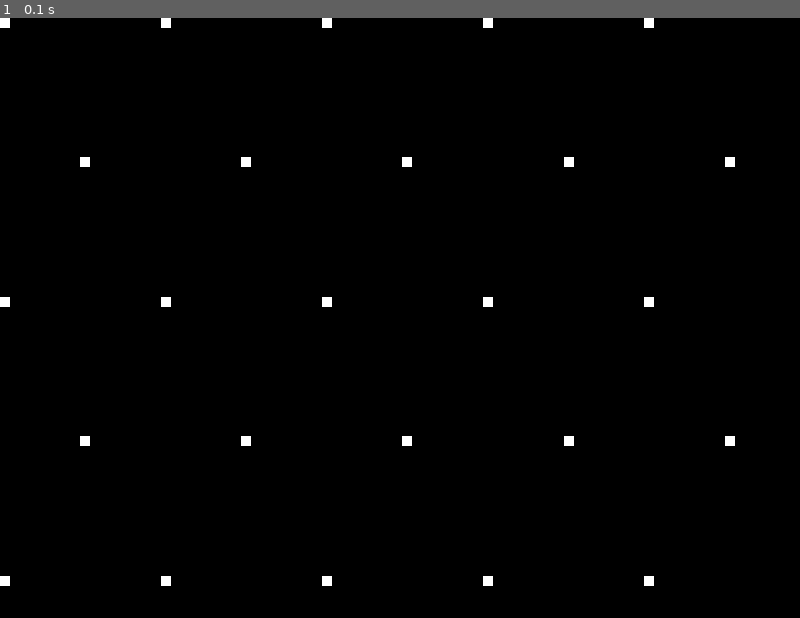
Above: before the commit, frame 1.
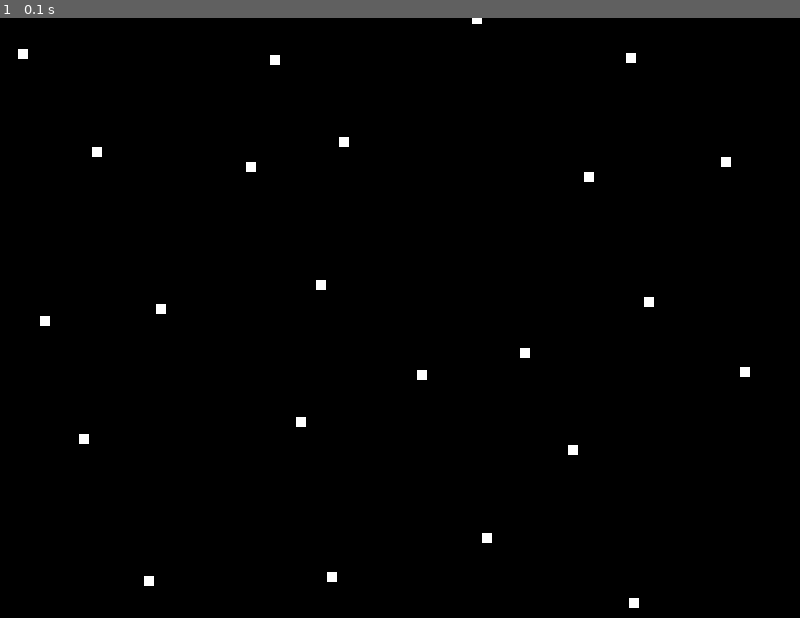
Above: after the commit, the same moment.

Repository: john9francis/molecular-dynamics
Game: pygame game, started from pygame_main.py
Two runs of this game, one before a commit and one after it. Both use one fixed random seed, a clock stepped at 60 frames per second and the inputs below.
Inputs:
- Up to frame 1 (0.1 s): no input

The runs differ from the first frame. In frame 1, 0.9% of the frame differs, in the area x 0-94%, y 0-99%.

Commit message:
Created a random lattice in particle world

Diff:
--- a/particle_world.py
+++ b/particle_world.py
@@ -11,13 +11,11 @@
 
     self.n_particles = self.width ** 2
 
-    self.lattice = np.array([])
-
-    self.create_lattice()
+    self.lattice = self.create_random_lattice()
 
 
 
-  def create_lattice(self):
+  def create_lattice(self) -> np.ndarray:
     '''
     Generate a triangular lattice using basis vectors
     1.07457*(1,0) and 1.07457*(.5, .8660254)
@@ -26,14 +24,36 @@
     a1 = 1.07457 * np.array([1, 0])
     a2 = 1.07457 * np.array([.5, .8660254])
 
+    new_lattice = np.array([])
+
     for i in range(self.width):
       for j in range(self.width):
-        if self.lattice.size == 0:
-          self.lattice = np.append(self.lattice, np.array([i*a1 + j*a2]))
+        if new_lattice.size == 0:
+          new_lattice = np.append(new_lattice, np.array([i*a1 + j*a2]))
         else:
-          self.lattice = np.vstack((self.lattice, np.array([i*a1 + j*a2])))
+          new_lattice = np.vstack((new_lattice, np.array([i*a1 + j*a2])))
 
-    self.enforce_periodic_boundary_conditions(self.lattice, [a1, a2], self.width, self.width)
+    return self.enforce_periodic_boundary_conditions(new_lattice, [a1, a2], self.width, self.width)
+
+
+  def create_random_lattice(self, not_random_lattice:np.ndarray=None) -> np.ndarray:
+    '''
+    Takes in a lattice and randomizes it a bit
+    '''
+    if not_random_lattice == None:
+      random_lattice = self.create_lattice()
+    else:
+      random_lattice = np.copy(not_random_lattice)
+
+    for i in range(len(random_lattice)):
+      r = np.random.uniform(0, 0.5)
+      theta = np.random.uniform(0, 2 * np.pi)
+      x = r * np.cos(theta)
+      y = r * np.sin(theta)
+
+      random_lattice[i] = random_lattice[i] + np.array([x, y])
+
+    return random_lattice
 
 
 
--- a/pygame_main.py
+++ b/pygame_main.py
@@ -32,7 +32,7 @@
     # Clear the screen
     screen.fill(BLACK)
 
-    # draw the particles
+    # draw the particles NOTE: y=0 is at the top of the screen, not the bottom
     scale = 150
 
     for p in p_world.lattice:
